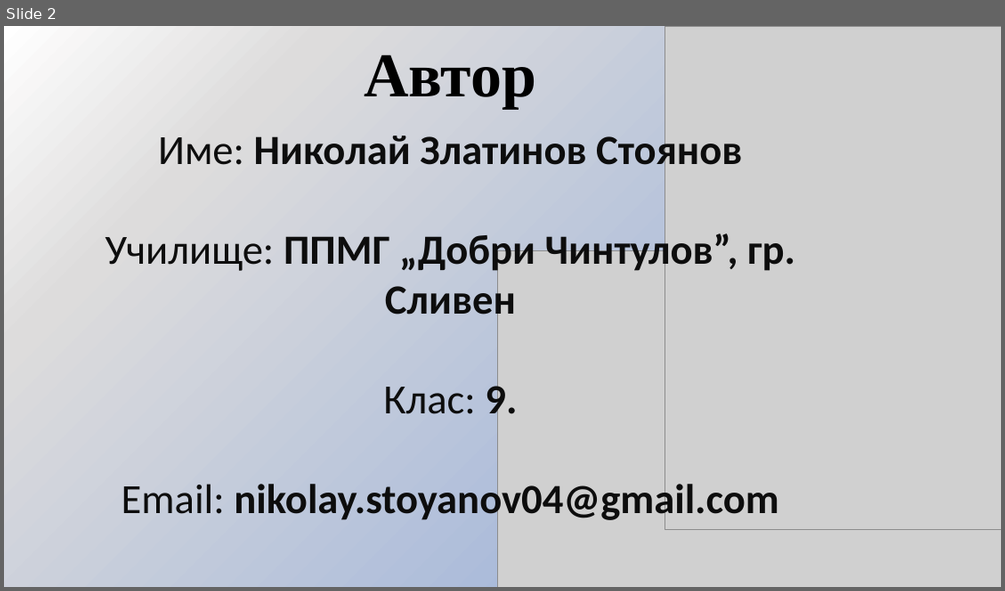
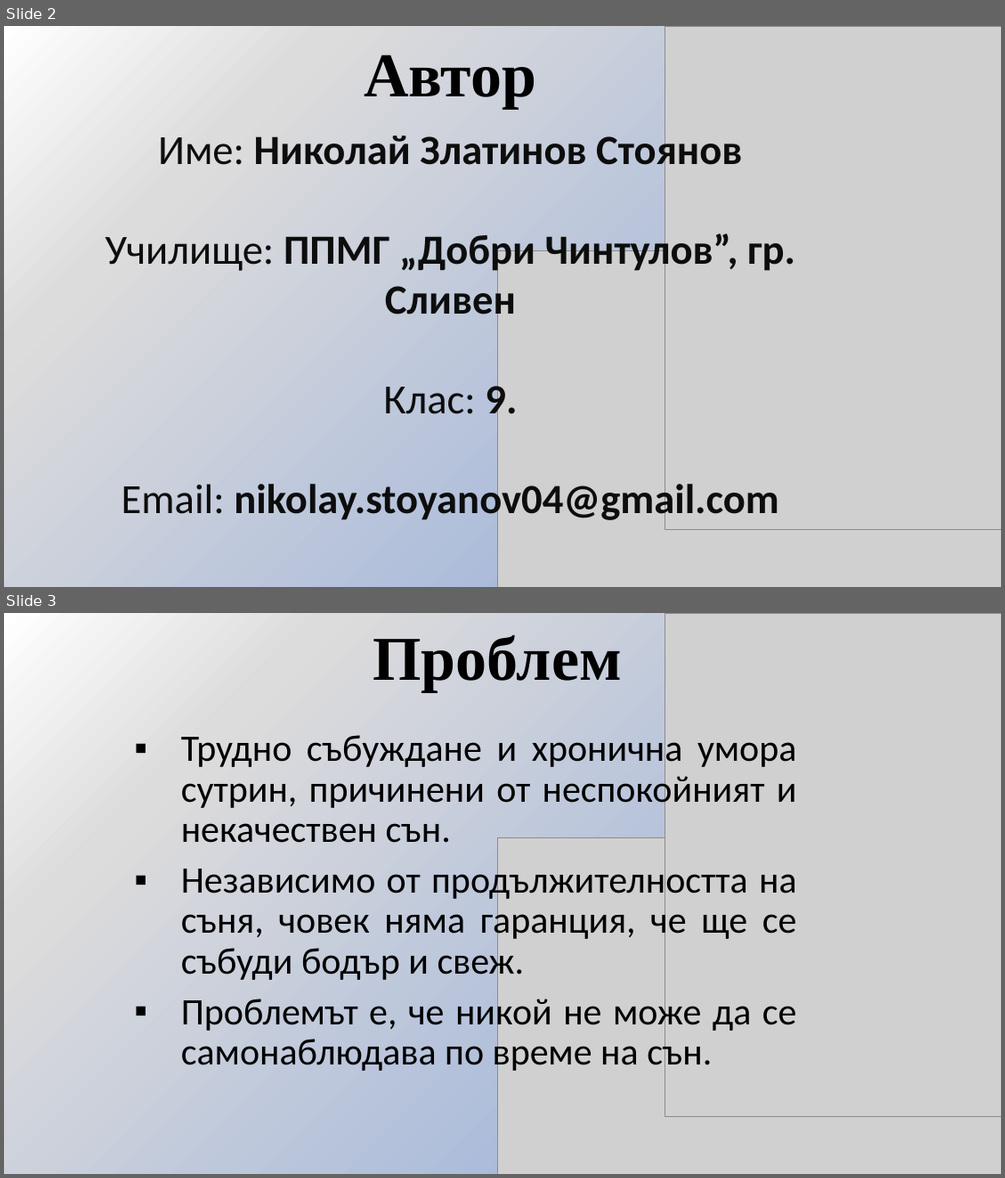
Before and after one commit to niksan004/Sleeper, a slide deck: doc/Sleeper.pptx. Shown one above the other, each under a label of ours: slide 2 before the commit, slides 2 and 3 after it. The pictures are 1005x591 and 1005x1178 pixels, drawn with LibreOffice and Linux fonts; fonts in the diff are those of the drawing; grey boxes stand for pictures. Boxes give left, top, right and bottom in pixels: in the first picture for what was removed or moved away, otherwise in the second. Text is boxed around its words. In the diff, an @@ line names an element or a change of style, - is before the commit and + after.

```diff
--- a/doc/Sleeper.pptx
+++ b/doc/Sleeper.pptx
@@ slide 3 added at (4,613,1001,1174), background gradient #FFFFFF to #DEDDDD to #87A4D9 @@
@@ text added at (372,635,622,692), 60 pt, text #000000, bold @@
+Проблем
@@ picture added at (665,613,1001,1117) @@
@@ text added at (181,730,797,1074), 36 pt, text #000000 @@
+▪ Трудно събуждане и хронична умора сутрин, причинени от неспокойният и некачествен сън.
+▪ Независимо от продължителността на съня, човек няма гаранция, че ще се събуди бодър и свеж.
+▪ Проблемът е, че никой не може да се самонаблюдава по време на сън.
@@ picture added at (497,838,1001,1174) @@
```
Also in this commit, not shown: 3 slides changed, 3 other slides added, 2 slides removed.
